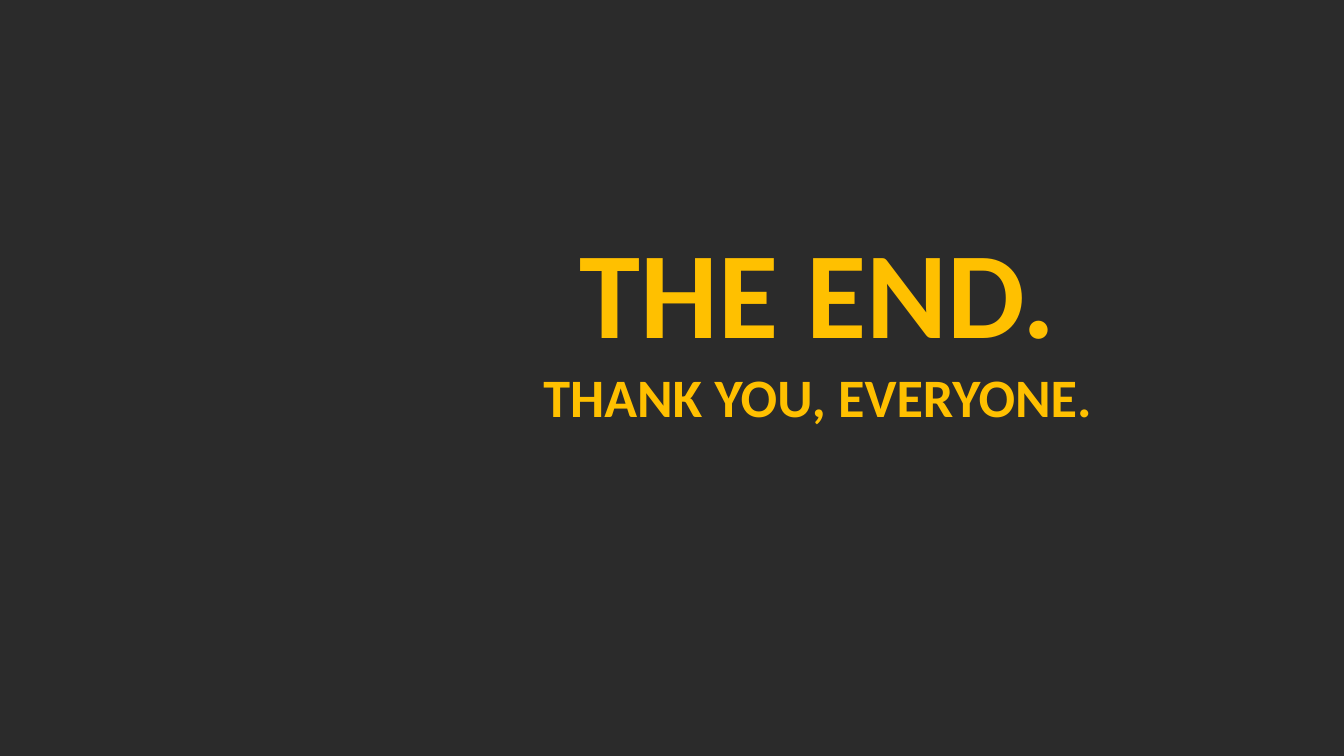
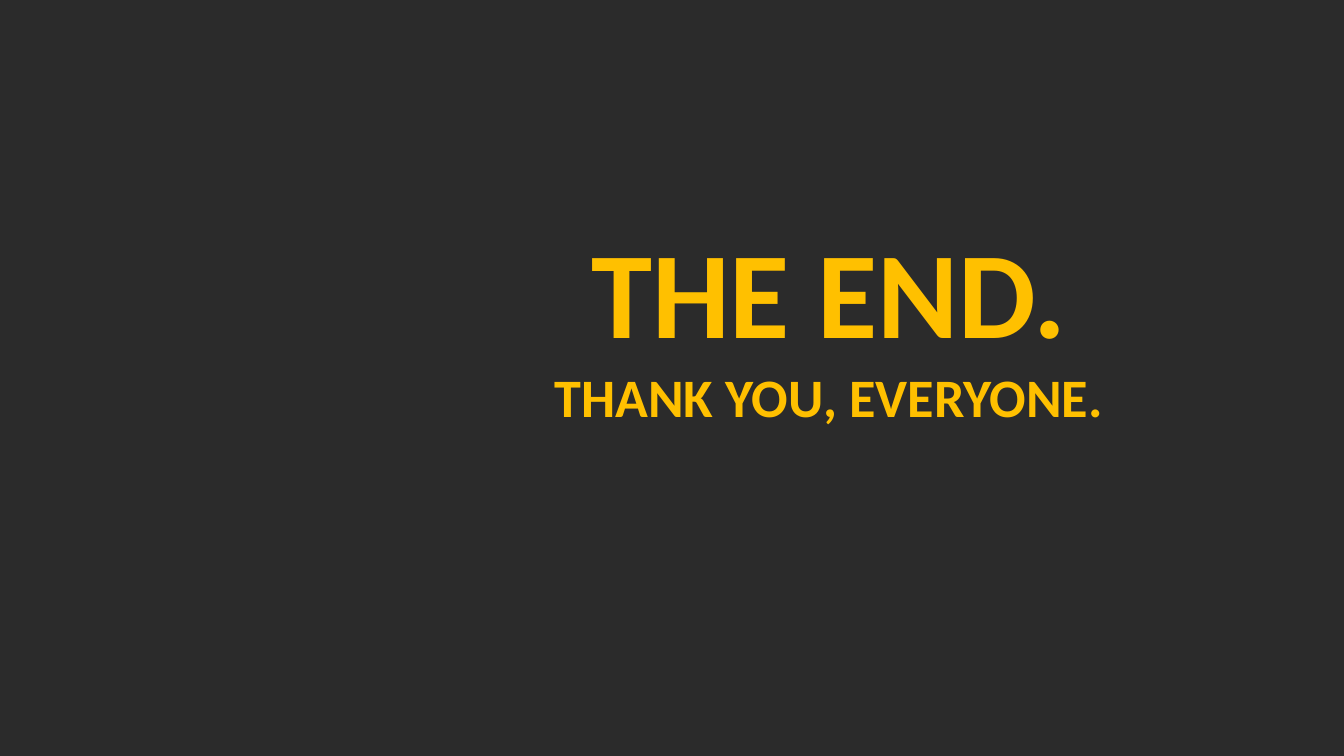
Before and after one commit to hoangmyit/Angular-NetCoreAuthenticationWithJWT, a slide deck: slide 26 of 1. Documents/AngularAuthenticationAndAuthorization.pptx (slide 19 before the commit). Drawn at 1344x756 pixels with LibreOffice and Linux fonts; fonts in the diff are those of the drawing; background and template pictures are left out; a plain dark background stands for a picture behind light text. Boxes give left, top, right and bottom in pixels: in the first picture for what was removed or moved away, otherwise in the second. Text is boxed around its words. In the diff, an @@ line names an element or a change of style, - is before the commit and + after.

```diff
--- a/1. Documents/AngularAuthenticationAndAuthorization.pptx
+++ b/1. Documents/AngularAuthenticationAndAuthorization.pptx
@@ title "THE END. THANK YOU, EVERYONE.": place and size @@
-title "THE END. THANK YOU, EVERYONE." at box(543, 258, 1091, 424)
+title "THE END. THANK YOU, EVERYONE." at box(555, 258, 1102, 424)
```
Also in this commit, not shown: 14 other slides changed, 7 slides added.
